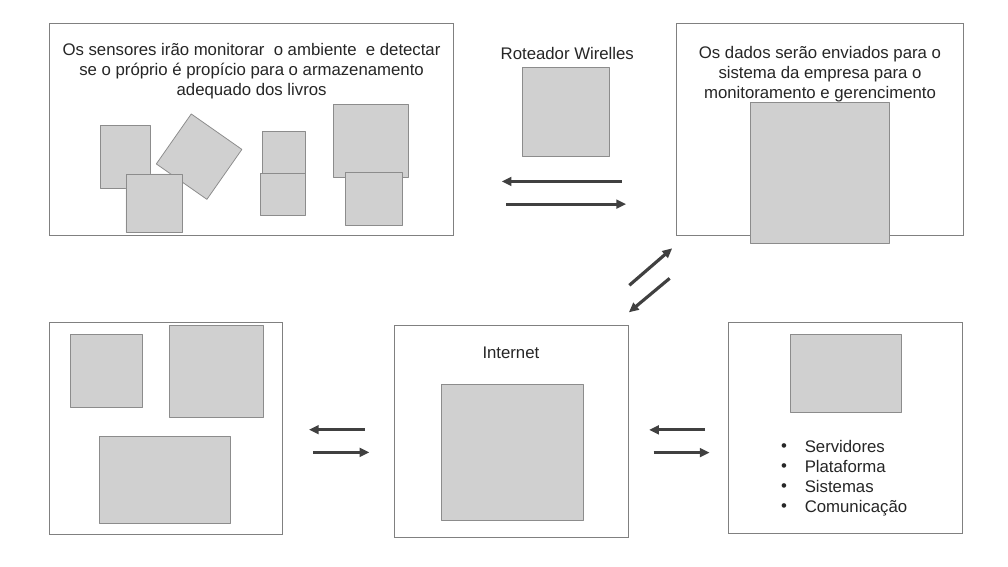
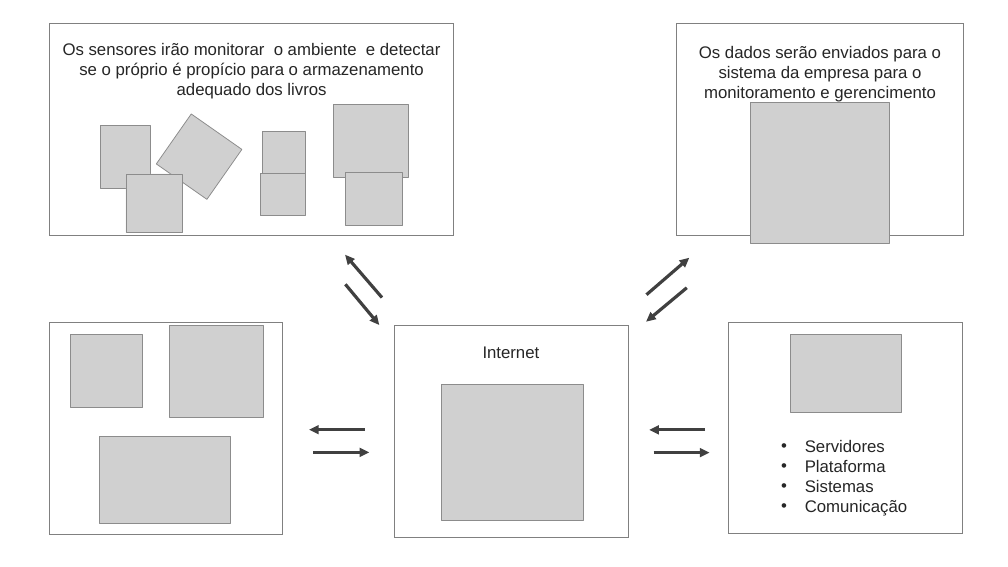
Before and after one commit to gui-ss/projeto-bandtec, a slide deck: slide 8 of Documentação/chameleon.pptx. Drawn at 1008x567 pixels with LibreOffice and Linux fonts; fonts in the diff are those of the drawing; grey boxes stand for pictures. Boxes give left, top, right and bottom in pixels: in the first picture for what was removed or moved away, otherwise in the second. Text is boxed around its words. In the diff, an @@ line names an element or a change of style, - is before the commit and + after.

```diff
--- a/Documentação/chameleon.pptx
+++ b/Documentação/chameleon.pptx
@@ text removed at bbox=[501, 47, 634, 59] @@
-Roteador Wirelles
@@ picture removed at bbox=[523, 68, 610, 157] @@
@@ arrow removed from (622, 181) to (502, 181) @@
@@ arrow removed from (507, 204) to (626, 204) @@
@@ arrow added from (382, 298) to (346, 255), #404040 3 pt @@
@@ arrow moved from (629, 285) - (672, 249) to (647, 295) - (690, 258) @@
@@ arrow added from (346, 284) to (380, 325), #404040 3 pt @@
@@ arrow moved from (670, 278) - (629, 312) to (687, 288) - (647, 321) @@
```
Also in this commit, not shown: 1 other slide changed, 3 slides added, 2 slides removed, 5 other files.
